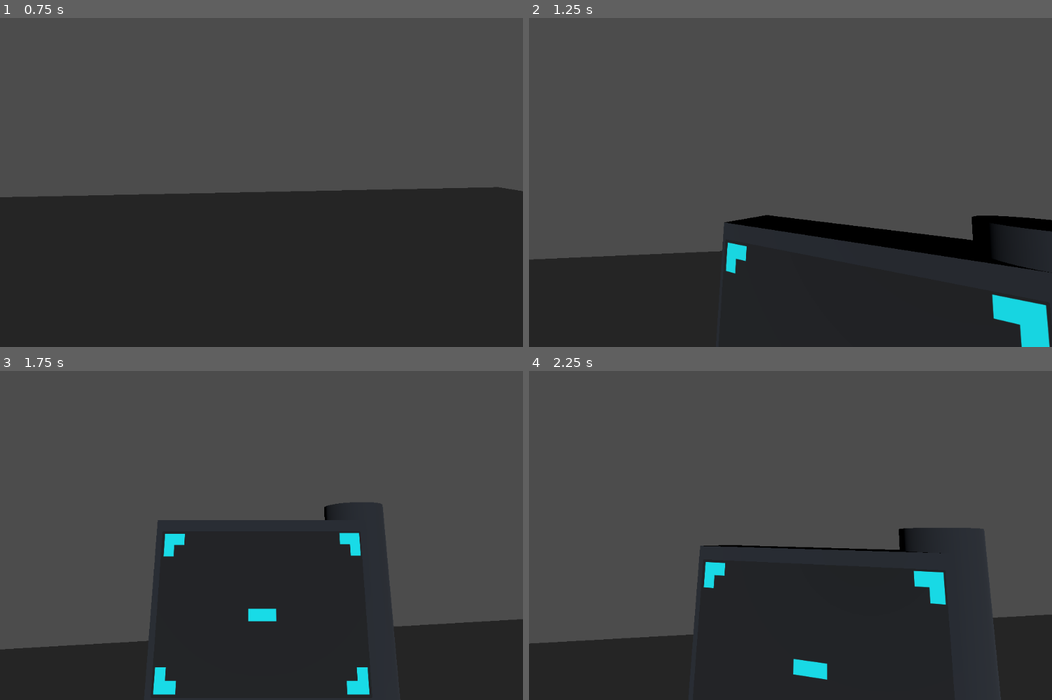
Above: before the commit, frames 1-4 (two rows, left to right).
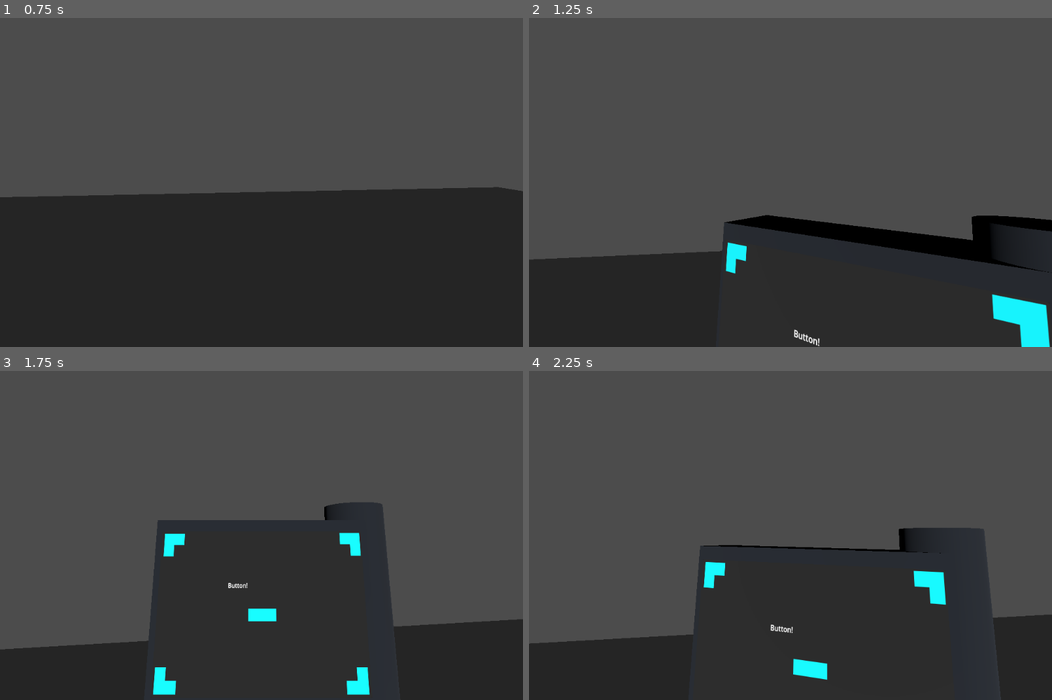
Above: after the commit, the same moments.

Repository: Nitro-Carwash/Ductworks
Game: Godot game, scene res://game.tscn
Same seed, same stepped clock (60 frames per second), same inputs: the game is played once before the commit and once after it.
Inputs (mouse positions are in pixels of both pictures, inside the frame that each line leads up to):
- Up to frame 1 (0.75 s): tap Enter at 0.5 s; move the mouse to (287, 139) at 0.52 s; hold W (move_forward) from 0.53 s (still down); hold Tab (toggle_tablet) from 0.53 s (still down)
- Up to frame 2 (1.25 s): keep holding W (move_forward); keep holding Tab (toggle_tablet)
- Up to frame 3 (1.75 s): release W (move_forward) at 1.25 s; release Tab (toggle_tablet) at 1.25 s; drag from (156, 515) to (235, 578) at 1.27 s
- Up to frame 4 (2.25 s): tap Space at 2 s; move the mouse to (842, 407) at 2.02 s; hold D (move_right) from 2.03 s (still down); hold Tab (toggle_tablet) from 2.03 s (still down); click (842, 407) at 2.17 s

Frame 1 is identical in both runs. In frame 2, 1.5% of the frame differs, in the area x 37-100%, y 68-100%; in frame 3, 1.2%; in frame 4, 1.0%.

Commit message:
Interactable tablet

Diff:
--- a/Player.gd
+++ b/Player.gd
@@ -42,7 +42,6 @@
 				Input.set_mouse_mode(Input.MOUSE_MODE_CONFINED)
 			else:
 				Input.set_mouse_mode(Input.MOUSE_MODE_CAPTURED)
-
 			is_toggle_blocked = true
 
 func toggle_animation_complete_callback():
--- a/project.godot
+++ b/project.godot
@@ -51,6 +51,11 @@
 "events": [Object(InputEventKey,"resource_local_to_scene":false,"resource_name":"","device":-1,"window_id":0,"alt_press …(182 unchanged characters)…
 ]
 }
+tablet_interact={
+"deadzone": 0.5,
+"events": [Object(InputEventMouseButton,"resource_local_to_scene":false,"resource_name":"","device":-1,"window_id":0,"alt_pressed":false,"shift_pressed":false,"ctrl_pressed":false,"meta_pressed":false,"button_mask":0,"position":Vector2(0, 0),"global_position":Vector2(0, 0),"factor":1.0,"button_index":1,"canceled":false,"pressed":false,"double_click":false,"script":null)
+]
+}
 
 [layer_names]
 
--- a/tablet.gd
+++ b/tablet.gd
@@ -1,16 +1,97 @@
 extends Node3D
 
+@export var is_input_enabled = false
+@export var is_mouse_inside: bool
+
+@onready var node_screen_mesh = $TabletScreenMesh
+@onready var node_screen_mesh_area = $TabletScreenMesh/Area3D
+@onready var node_viewport = $TabletViewport
+
+var last_event_pos2D = null
+var last_event_time: float = -1.0
+
 func _ready():
+	node_viewport.set_clear_mode(SubViewport.CLEAR_MODE_ONCE)
+
 	# Godot currently gives a nonsense error if you try to set the viewport material via the inspector, so we'll wait two frames and then create a new material and set it ourselves.
 	# The error doesn't actually seem to impact anything? But why risk it
 	# The side-effect is that now we have to make any edits to this material in code instead of the inspector...
 	# Tracker link: https://github.com/godotengine/godot/issues/66247
 
-	# Let two frames pass to make sure the viewport is captured.
-	await get_tree().process_frame
-	await get_tree().process_frame
-
 	# Assign texture here in order to make it shut up.
 	# Note if I continue doing this I'll have to do it for the emissive texture too I guess
-	$TabletScreenMesh.get_surface_override_material(0).albedo_texture = $TabletViewport.get_texture()
-	$TabletScreenMesh.get_surface_override_material(0).albedo_texture_force_srgb = true
+	#node_screen_mesh.get_surface_override_material(0).albedo_texture = node_viewport.get_texture()
+	#node_screen_mesh.get_surface_override_material(0).albedo_texture_force_srgb = true
+
+	node_screen_mesh_area.mouse_entered.connect(self.on_mouse_entered_area)
+	node_screen_mesh_area.mouse_exited.connect(self.on_mouse_exited_area)
+	node_screen_mesh_area.input_event.connect(self.handle_mouse_input_event)
+
+
+func set_input_enabled(input_enabled: bool):
+	self.is_input_enabled = input_enabled
+
+func on_mouse_entered_area():
+	self.is_mouse_inside = true
+
+func on_mouse_exited_area():
+	self.is_mouse_inside = false
+
+func handle_mouse_input_event(_camera: Camera3D, event: InputEvent, event_position: Vector3, _normal: Vector3, _shape_idx: int):
+	# Taken from godot sample scene: https://github.com/godotengine/godot-demo-projects/tree/a69b2f7e215b1d5432959091ec90eb2b0044610c/viewport/gui_in_3d
+
+	var quad_mesh_size = node_screen_mesh.mesh.size
+	var event_pos3D = event_position
+
+	var now: float = Time.get_ticks_msec() / 1000.0
+
+	# Convert position to a coordinate space relative to the Area3D node.
+	# NOTE: affine_inverse accounts for the Area3D node's scale, rotation, and position in the scene!
+	event_pos3D = node_screen_mesh.global_transform.affine_inverse() * event_pos3D
+
+	var event_pos2D: Vector2 = Vector2()
+
+	if is_mouse_inside:
+		# Convert the relative event position from 3D to 2D.
+		event_pos2D = Vector2(event_pos3D.x, -event_pos3D.y)
+
+		# Right now the event position's range is the following: (-quad_size/2) -> (quad_size/2)
+		# We need to convert it into the following range: -0.5 -> 0.5
+		event_pos2D.x = event_pos2D.x / quad_mesh_size.x
+		event_pos2D.y = event_pos2D.y / quad_mesh_size.y
+		# Then we need to convert it into the following range: 0 -> 1
+		event_pos2D.x += 0.5
+		event_pos2D.y += 0.5
+
+		# Finally, we convert the position to the following range: 0 -> viewport.size
+		event_pos2D.x *= node_viewport.size.x
+		event_pos2D.y *= node_viewport.size.y
+		# We need to do these conversions so the event's position is in the viewport's coordinate system.
+	elif last_event_pos2D != null:
+		# Fall back to the last known event position.
+		event_pos2D = last_event_pos2D
+
+	# Set the event's position and global position.
+	event.position = event_pos2D
+	if event is InputEventMouse:
+		event.global_position = event_pos2D
+
+	# Calculate the relative event distance.
+	if event is InputEventMouseMotion or event is InputEventScreenDrag:
+		# If there is not a stored previous position, then we'll assume there is no relative motion.
+		if last_event_pos2D == null:
+			event.relative = Vector2(0, 0)
+		# If there is a stored previous position, then we'll calculate the relative position by subtracting
+		# the previous position from the new position. This will give us the distance the event traveled from prev_pos.
+		else:
+			event.relative = event_pos2D - last_event_pos2D
+			event.velocity = event.relative / (now - last_event_time)
+
+	# Update last_event_pos2D with the position we just calculated.
+	last_event_pos2D = event_pos2D
+
+	# Update last_event_time to current time.
+	last_event_time = now
+
+	# Finally, send the processed input event to the viewport.
+	node_viewport.push_input(event)
--- a/tablet.tscn
+++ b/tablet.tscn
@@ -19,6 +19,9 @@
 emission_enabled = true
 emission_texture = SubResource("ViewportTexture_1hcmx")
 subsurf_scatter_strength = 0.17
+
+[sub_resource type="BoxShape3D" id="BoxShape3D_1npc7"]
+size = Vector3(0.685, 0.51, 0.001)
 
 [sub_resource type="BoxMesh" id="BoxMesh_m22i4"]
 size = Vector3(1, 0.8, 0.3)
@@ -43,6 +46,11 @@
 mesh = SubResource("QuadMesh_mdcjy")
 surface_material_override/0 = SubResource("StandardMaterial3D_g5x6p")
 
+[node name="Area3D" type="Area3D" parent="TabletScreenMesh"]
+
+[node name="CollisionShape3D" type="CollisionShape3D" parent="TabletScreenMesh/Area3D"]
+shape = SubResource("BoxShape3D_1npc7")
+
 [node name="TabletModel" type="Node3D" parent="."]
 transform = Transform3D(0.74, 0, 0, 0, 0.74, 0, 0, 0, 0.74, 0, 0, 0)
 
--- a/tablet_screen.tscn
+++ b/tablet_screen.tscn
@@ -12,6 +12,13 @@
 offset_right = 600.0
 offset_bottom = 400.0
 metadata/_edit_use_anchors_ = true
+
+[node name="Button" type="Button" parent="Background"]
+offset_left = 198.0
+offset_top = 124.0
+offset_right = 264.0
+offset_bottom = 155.0
+text = "Button!"
 
 [node name="long" type="Sprite2D" parent="."]
 position = Vector2(302, 212)
Not shown: 1 places in tablet.tscn that only renumber resources
